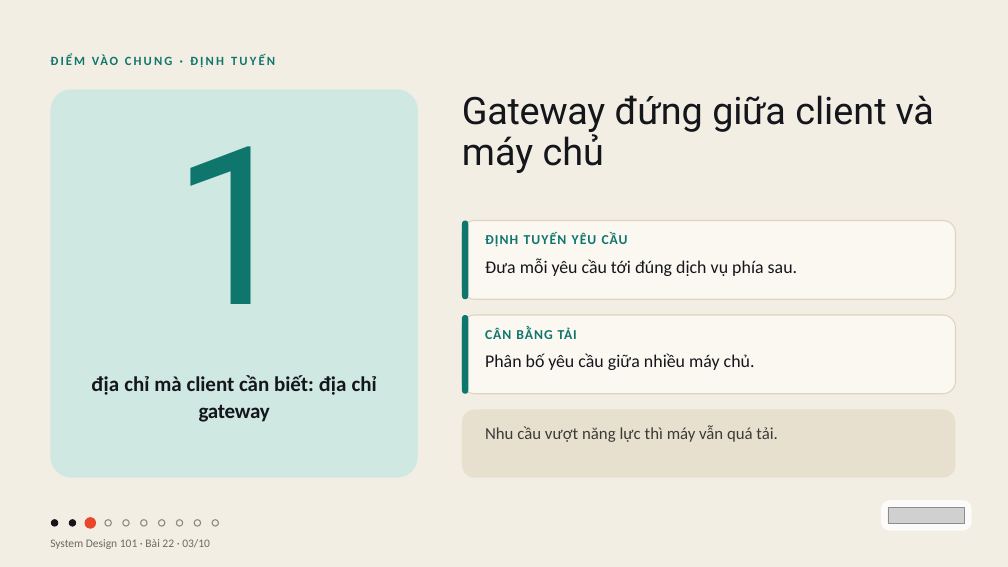
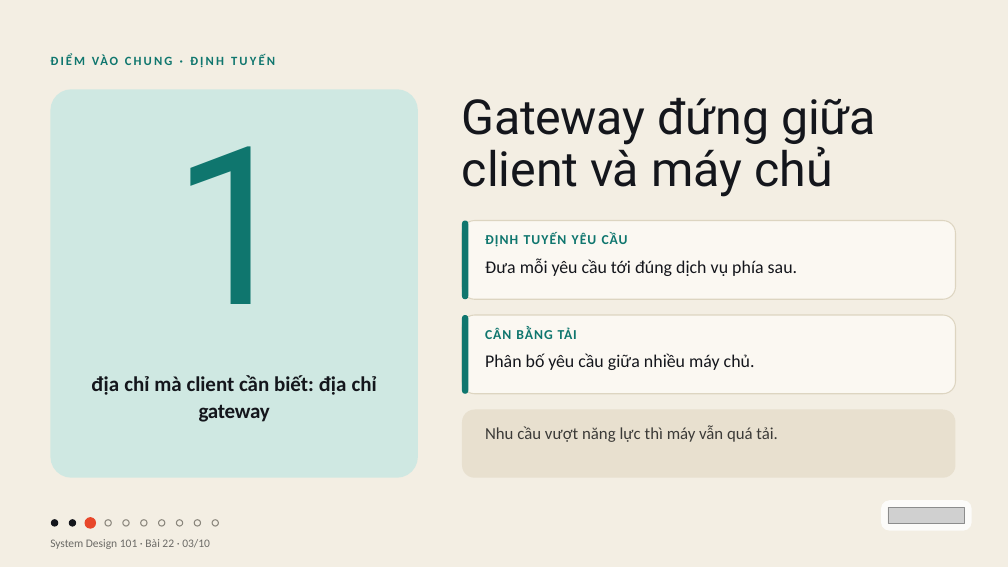
Before and after one commit to vohoailinh90/tool-marketing-studio, a slide deck: slide 3 of system-design-101/vi/lessons/sd-01-022/slides/sd-01-022.pptx. Drawn at 1008x567 pixels with LibreOffice and Linux fonts; fonts in the diff are those of the drawing; grey boxes stand for pictures. Boxes give left, top, right and bottom in pixels: in the first picture for what was removed or moved away, otherwise in the second. Text is boxed around its words. In the diff, an @@ line names an element or a change of style, - is before the commit and + after.

```diff
--- a/system-design-101/vi/lessons/sd-01-022/slides/sd-01-022.pptx
+++ b/system-design-101/vi/lessons/sd-01-022/slides/sd-01-022.pptx
@@ text "Gateway đứng giữa client và ..." at box(462, 97, 876, 197): size 54 to 69 pt; letter spacing -0.5 to -0.6 pt in "Gateway"; letter spacing 0.1 to 0.2 pt in "đứng"; letter spacing -0.4 to -0.5 pt in "giữa"; letter spacing -0.6 to -0.8 pt in "và"; line spacing 58.3pt to 74.5pt @@
```
Also in this commit, not shown: 1 other file.
